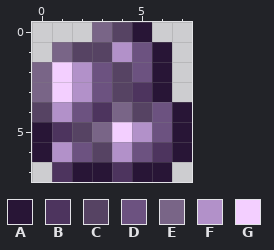
Two states of a pixel-art sprite, Content/Items/Placeable/InfectedOre.png. Above: the version before the commit.
The file is 16x16 pixels, drawn in blocks of 2x2; one block is one cell here.
Palette (. is transparent): A #281536  B #4d345e  C #564363  D #6c5280  E #796587  F #b291c9  G #f3cfff
Now the later version:
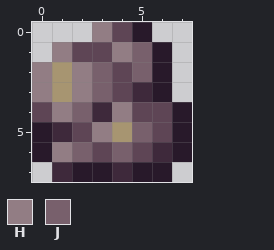
Colours new in this view: H #927d84  J #78606c
Change:
{"colour":"A","old":"#281536","new":"#28192a"}
{"colour":"B","old":"#4d345e","new":"#3e293b"}
{"colour":"C","old":"#564363","new":"#5e4555"}
{"colour":"G","old":"#f3cfff","new":"#a79571"}
{"y":0,"x":3,"old":"E","new":"H"}
{"y":1,"x":1,"old":"E","new":"H"}
{"y":1,"x":4,"old":"FD","new":"HJ"}
{"y":2,"x":0,"old":"E","new":"H"}
{"y":2,"x":2,"old":"FD","new":"HJ"}
{"y":2,"x":5,"old":"D","new":"J"}
{"y":3,"x":0,"old":"E","new":"H"}
{"y":3,"x":2,"old":"FD","new":"HJ"}
{"y":4,"x":1,"old":"FD","new":"HJ"}
{"y":4,"x":4,"old":"E","new":"H"}
{"y":4,"x":6,"old":"D","new":"C"}
{"y":5,"x":3,"old":"E","new":"H"}
{"y":5,"x":5,"old":"FD","new":"JC"}
{"y":6,"x":1,"old":"FD","new":"HJ"}
{"y":6,"x":4,"old":"FD","new":"JC"}
